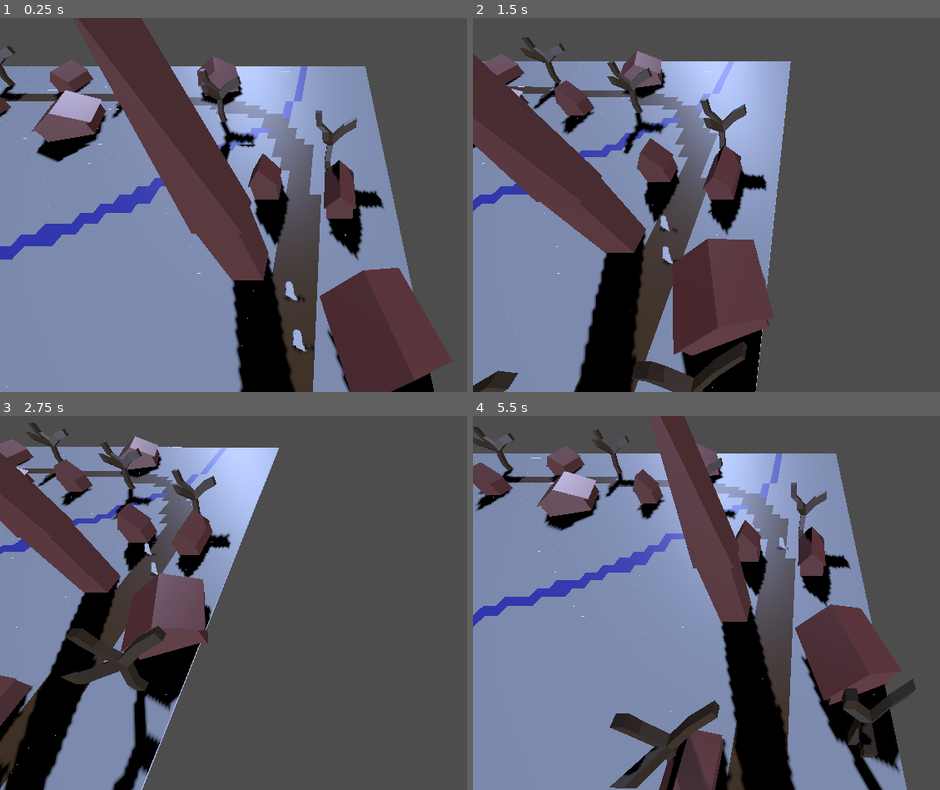
Above: before the commit, frames 1-4 (two rows, left to right).
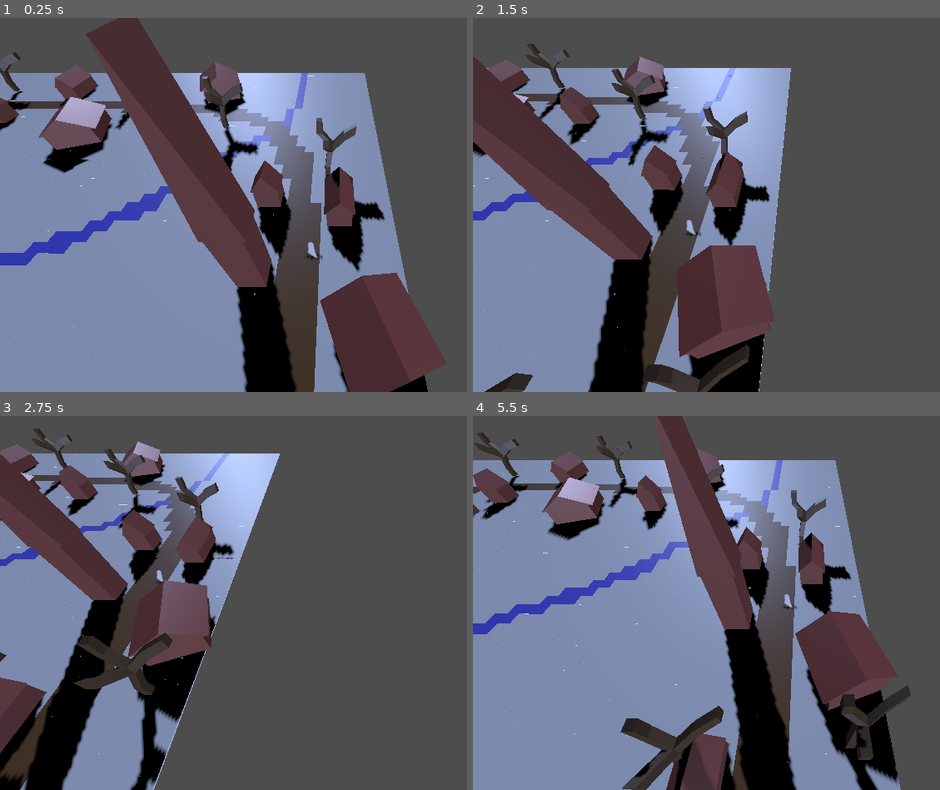
Above: after the commit, the same moments.

Repository: Ssssssaber/mara-winter-slumber
Game: Godot game, scene res://scenes/3d/environment/world.tscn
Two runs of this game, one before a commit and one after it. Both use one fixed random seed, a clock stepped at 60 frames per second and the inputs below.
Inputs (mouse positions are in pixels of both pictures, inside the frame that each line leads up to):
- Up to frame 1 (0.25 s): no input
- Up to frame 2 (1.5 s): move the mouse to (outside the picture) at 0.52 s; hold Right (ui_right) 0.53-1.28 s; click (outside the picture) at 0.67 s; move the mouse to (673, 223) at 1.27 s; hold Down (ui_down) from 1.28 s (still down)
- Up to frame 3 (2.75 s): move the mouse to (396, 520) at 2.02 s; release Down (ui_down) at 2.03 s; hold Right (ui_right) from 2.03 s (still down)
- Up to frame 4 (5.5 s): move the mouse to (771, 677) at 2.77 s; release Right (ui_right) at 2.78 s; hold Up (ui_up) 2.78-3.53 s; click (771, 677) at 2.92 s; move the mouse to (outside the picture) at 3.52 s; hold Left (ui_left) 3.53-5.03 s; move the mouse to (603, 546) at 4.27 s; move the mouse to (837, 603) at 5.02 s; hold Down (ui_down) from 5.03 s (still down); click (837, 603) at 5.17 s

The runs differ from the first frame. In frame 1, 13% of the frame differs, in the area x 0-93%, y 0-100%; in frame 2, 14%; in frame 3, 15%; in frame 4, 16%, in the area x 0-95%, y 0-100%.

Commit message:
(delete): path_follower

Diff:
--- a/scenes/3d/characters/base_character.tscn
+++ b/scenes/3d/characters/base_character.tscn
@@ -16,7 +16,7 @@
 "speed": 5.0
 }]
 
-[node name="PathFollower" type="CharacterBody3D"]
+[node name="BaseCharacter" type="CharacterBody3D"]
 
 [node name="CollisionShape3D" type="CollisionShape3D" parent="."]
 shape = SubResource("SphereShape3D_fwara")
@@ -24,11 +24,8 @@
 [node name="AnimatedSprite3D" type="AnimatedSprite3D" parent="."]
 billboard = 1
 shaded = true
-no_depth_test = true
+alpha_cut = 2
 sprite_frames = SubResource("SpriteFrames_kng6v")
 
 [node name="MovementSystem" type="Node3D" parent="."]
 script = ExtResource("1_4wvuy")
-
-[node name="MoveAlongPath" type="Node3D" parent="MovementSystem"]
-script = ExtResource("1_4wvuy")
--- a/scenes/3d/characters/path_follower.tscn
+++ /dev/null
@@ -1,20 +0,0 @@
-[gd_scene load_steps=3 format=3 uid="uid://bjybqhq0m5xlk"]
-
-[ext_resource type="PackedScene" uid="uid://cp1rsicixl8if" path="res://scenes/3d/characters/base_character.tscn" id="1_4smly"]
-[ext_resource type="Script" uid="uid://cxyundco2bjol" path="res://scripts/3d/characters/movement/move_along_path.gd" id="2_2as12"]
-
-[node name="PathFollower" instance=ExtResource("1_4smly")]
-
-[node name="AnimatedSprite3D" parent="." index="1"]
-no_depth_test = false
-alpha_cut = 2
-texture_filter = 2
-
-[node name="MovementSystem" parent="." index="2"]
-base_speed = 4.975
-
-[node name="MoveAlongPath" parent="MovementSystem" index="0"]
-script = ExtResource("2_2as12")
-loop_path = true
-inverted_direction = false
-path_progress = 0.0
--- a/scenes/3d/environment/world.tscn
+++ b/scenes/3d/environment/world.tscn
@@ -2,20 +2,29 @@
 
 [ext_resource type="MeshLibrary" uid="uid://b31hhnku3u4ca" path="res://assets/3d/environment/models/mara_tiles.tres" id="1_4m8of"]
 [ext_resource type="MeshLibrary" uid="uid://dkss215w24hy0" path="res://assets/3d/environment/models/mara_houses.tres" id="4_qlnv4"]
+[ext_resource type="PackedScene" uid="uid://cp1rsicixl8if" path="res://scenes/3d/characters/base_character.tscn" id="5_8rukn"]
 [ext_resource type="Script" uid="uid://ddtglv1g3dd3x" path="res://scripts/3d/camera/cameracontroller.gd" id="6_sqiv5"]
-[ext_resource type="PackedScene" path="res://scenes/3d/characters/path_follower.tscn" id="9_bh3yo"]
 [ext_resource type="Script" uid="uid://bbidamja7aumv" path="res://scripts/3d/environment/path_initializer.gd" id="10_bh3yo"]
 
 [sub_resource type="Curve3D" id="Curve3D_xrmru"]
 _data = {
-"points": PackedVector3Array(0, 0, 0, 0, 0, 0, 1.4689064, -0.54788685, 0, 0, 0, 0, 0, 0, 0, -1.4701233, 0.44204998, -21.38, 0, 0, 0, 0, 0, 0, -12.352432,  …(233 unchanged characters)…
+"points": PackedVector3Array(0, 0, 0, 0, 0, 0, 1.469, 0, 0, 0, 0, 0, 0, 0, 0, -1.47, 0.49977067, -21.38, 0, 0, 0, 0, 0, 0, -12.352432,  …(233 unchanged characters)…
 "tilts": PackedFloat32Array(0, 0, 0, 0, 0, 0, 0, 0)
 }
 point_count = 8
 
 [node name="World" type="Node3D"]
 
+[node name="BuildingsGridMap" type="GridMap" parent="."]
+transform = Transform3D(1, 0, 0, 0, 1, 0, 0, 0, 1, 0, -0.425, 0)
+mesh_library = ExtResource("4_qlnv4")
+data = {
+"cells": PackedInt32Array(21, 65530, 2, 18, 15, 2, 1, 17, 2, 7, 65519, 2, 65522, 65517, 2, 65520, 0, 2, 26, 65527, 5, 20, 11, 5, 14, 65519, 5, 65521, 65532, 5, 65526, 17, 5, 29, 10, 5, 15, 23, 5, 65535, 65511, 5, 65518, 65510, 5, 65527, 24, 5, 27, 65531, 1, 21, 12, 1, 65518, 9, 1, 65527, 65510, 1, 21, 1, 4, 65520, 65521, 4, 65534, 65520, 0, 11, 65510, 0, 2, 26, 0, 22, 22, 0, 65517, 24, 0, 29, 5, 0)
+}
+metadata/_editor_floor_ = Vector3(0, -1, 0)
+
 [node name="FloorGridMap" type="GridMap" parent="."]
+transform = Transform3D(1, 0, 0, 0, 1, 0, 0, 0, 1, 0, -2, 0)
 mesh_library = ExtResource("1_4m8of")
 data = {
 "cells": PackedInt32Array(1, 65535, 2, 65535, 1, 2, 0, 1, 2, 1, 1, 1, 1, 0, 2, 2, 0, 1, 65535, 2, 2, 65534, 2, 2, 65534 …(55970 unchanged characters)…
@@ -24,6 +33,12 @@
 [node name="MainPath" type="Path3D" parent="FloorGridMap"]
 transform = Transform3D(0.9369469, -0.3494716, 0, 0.3494716, 0.9369469, 0, 0, 0, 1, 49.65, 1.507, -0.078)
 curve = SubResource("Curve3D_xrmru")
+
+[node name="PathFollow3D" type="PathFollow3D" parent="FloorGridMap/MainPath"]
+transform = Transform3D(0.990683, 0.0031528869, 0.13614771, -1.1641526e-10, 0.9997318, -0.02315163, -0.13618416, 0.022935938, 0.9904179, 1.469, 0, 0)
+
+[node name="BaseCharacter" parent="FloorGridMap/MainPath/PathFollow3D" instance=ExtResource("5_8rukn")]
+transform = Transform3D(0.9282178, 0.34621575, -0.1361856, -0.34325767, 0.9381436, 0.045395523, 0.1434783, 0.0046098167, 0.9896428, 0, 0, 0)
 
 [node name="CameraParent" type="Node3D" parent="."]
 transform = Transform3D(1, 0, 1.7484555e-07, 0, 1, 0, -1.7484555e-07, 0, 1, 0, 0, 0)
@@ -52,22 +67,6 @@
 light_color = Color(0.7058824, 0.78431374, 0.98039216, 1)
 sky_mode = 1
 
-[node name="BuildingsGridMap" type="GridMap" parent="."]
-transform = Transform3D(1, 0, 0, 0, 1, 0, 0, 0, 1, 0, 1.005, 0)
-mesh_library = ExtResource("4_qlnv4")
-data = {
-"cells": PackedInt32Array(21, 65530, 2, 18, 15, 2, 1, 17, 2, 7, 65519, 2, 65522, 65517, 2, 65520, 0, 2, 26, 65527, 5, 20, 11, 5, 14, 65519, 5, 65521, 65532, 5, 65526, 17, 5, 29, 10, 5, 15, 23, 5, 65535, 65511, 5, 65518, 65510, 5, 65527, 24, 5, 27, 65531, 1, 21, 12, 1, 65518, 9, 1, 65527, 65510, 1, 21, 1, 4, 65520, 65521, 4, 65534, 65520, 0, 11, 65510, 0, 2, 26, 0, 22, 22, 0, 65517, 24, 0, 29, 5, 0)
-}
-metadata/_editor_floor_ = Vector3(0, -1, 0)
-
 [node name="PathInitializer" type="Node3D" parent="."]
+visible = false
 script = ExtResource("10_bh3yo")
-
-[node name="PathFollower3" parent="." instance=ExtResource("9_bh3yo")]
-transform = Transform3D(1, 0, 0, 0, 1, 0, 0, 0, 1, 50.394775, 2, 12.644203)
-
-[node name="PathFollower2" parent="." instance=ExtResource("9_bh3yo")]
-transform = Transform3D(1, 0, 0, 0, 1, 0, 0, 0, 1, 49.089214, 2, 7.3013115)
-
-[node name="PathFollower" parent="." instance=ExtResource("9_bh3yo")]
-transform = Transform3D(1, 0, 0, 0, 1, 0, 0, 0, 1, 6.8248825, 2, 44.751534)
